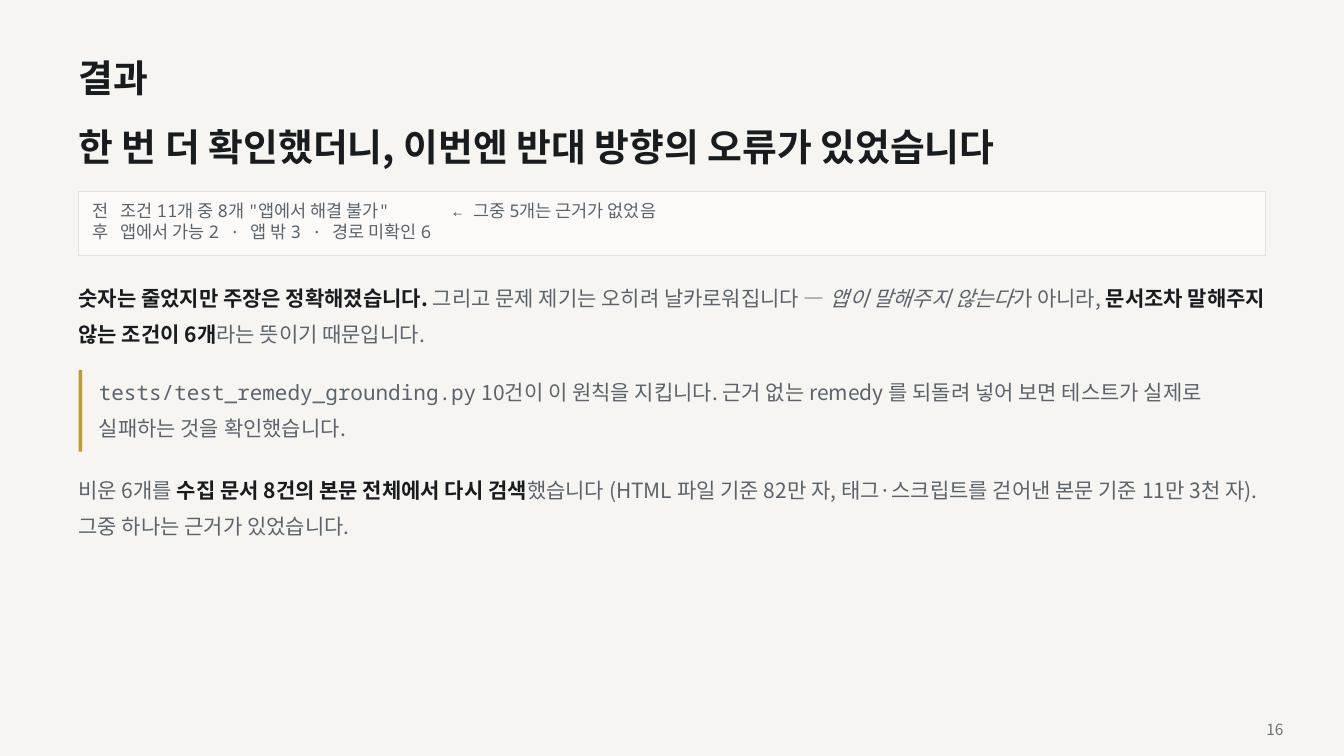
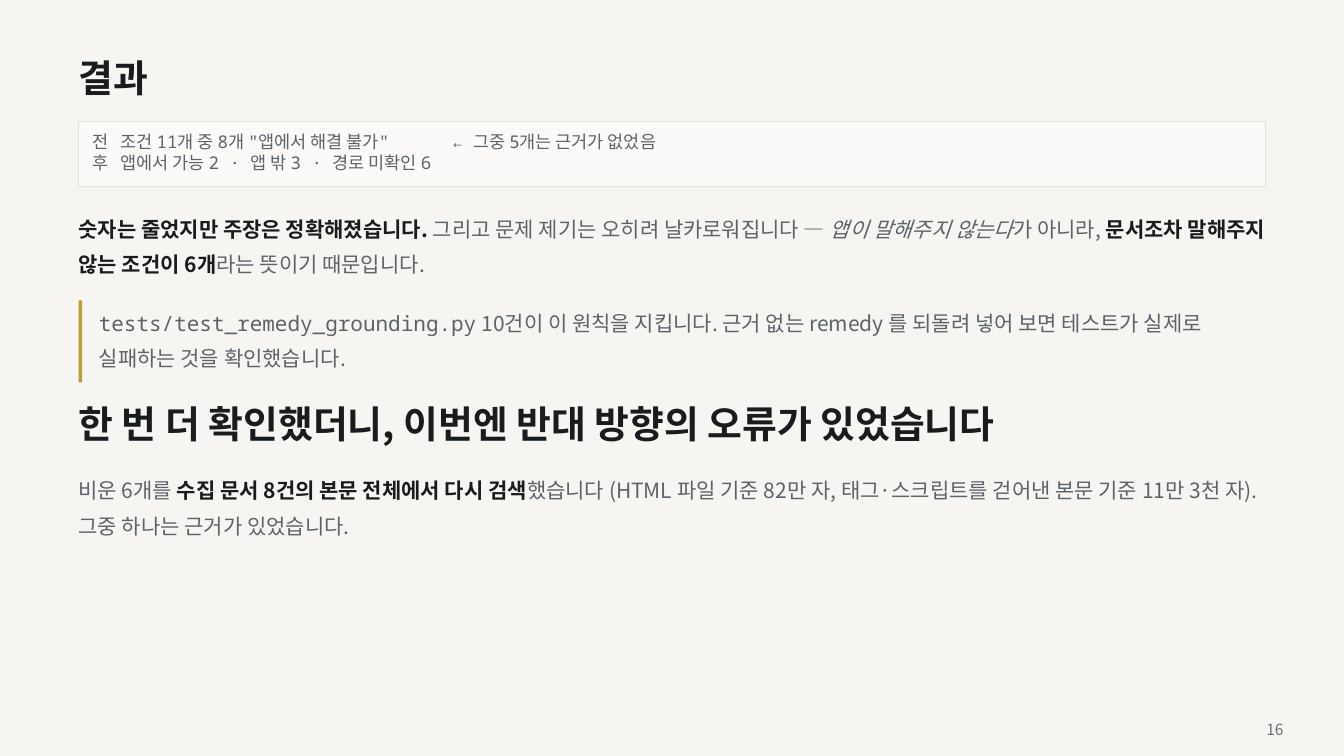
Before and after one commit to ChoHyeonChan/kb-ai-challenge-2026, a slide deck: slide 16 of docs/기술설명서.pptx. Drawn at 1344x756 pixels with LibreOffice and Linux fonts; fonts in the diff are those of the drawing. Boxes give left, top, right and bottom in pixels: in the first picture for what was removed or moved away, otherwise in the second. Text is boxed around its words. In the diff, an @@ line names an element or a change of style, - is before the commit and + after.

```diff
--- a/docs/기술설명서.pptx
+++ b/docs/기술설명서.pptx
@@ 2 rectangles, 2 texts: place and size @@
-2 rectangles, 2 texts at (79, 192, 1265, 452)
+2 rectangles, 2 texts at (79, 122, 1265, 382)
@@ text "한 번 더 확인했더니, 이번엔 ...": place and size @@
-text "한 번 더 확인했더니, 이번엔 ..." at (79, 129, 995, 169)
+text "한 번 더 확인했더니, 이번엔 ..." at (79, 406, 995, 446)
```
Also in this commit, not shown: 5 other slides changed, 3 other files.
